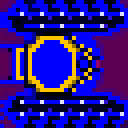
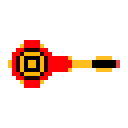
Two versions of the same layered image (128 × 128). Layer-by-layer changes:
showed "player_03_gun" over bbox(8, 40, 120, 88)
hid "player_03_body", painted on it over bbox(0, 0, 128, 128)
hid "Laag 2" over bbox(0, 0, 128, 128)
